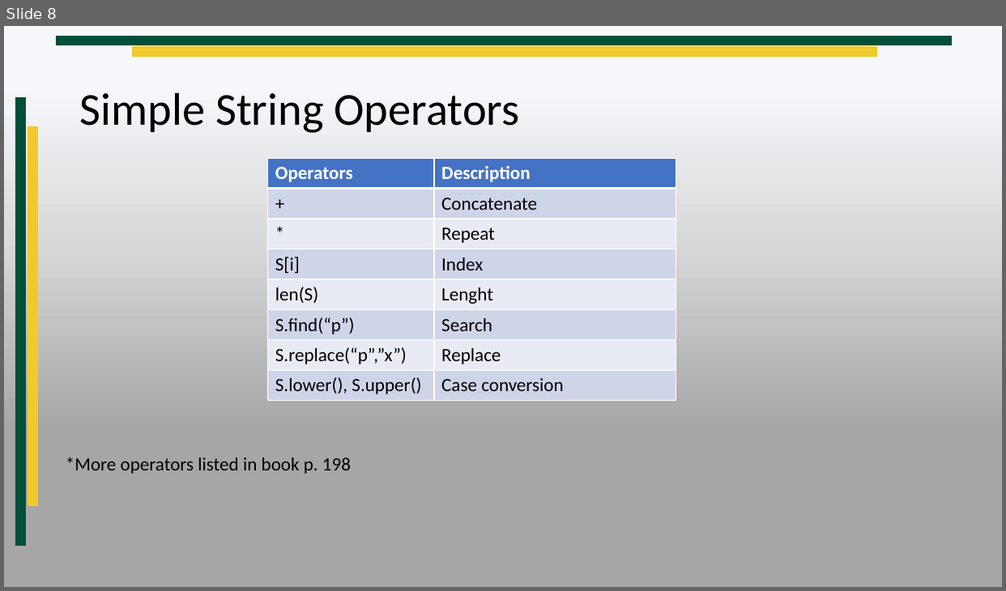
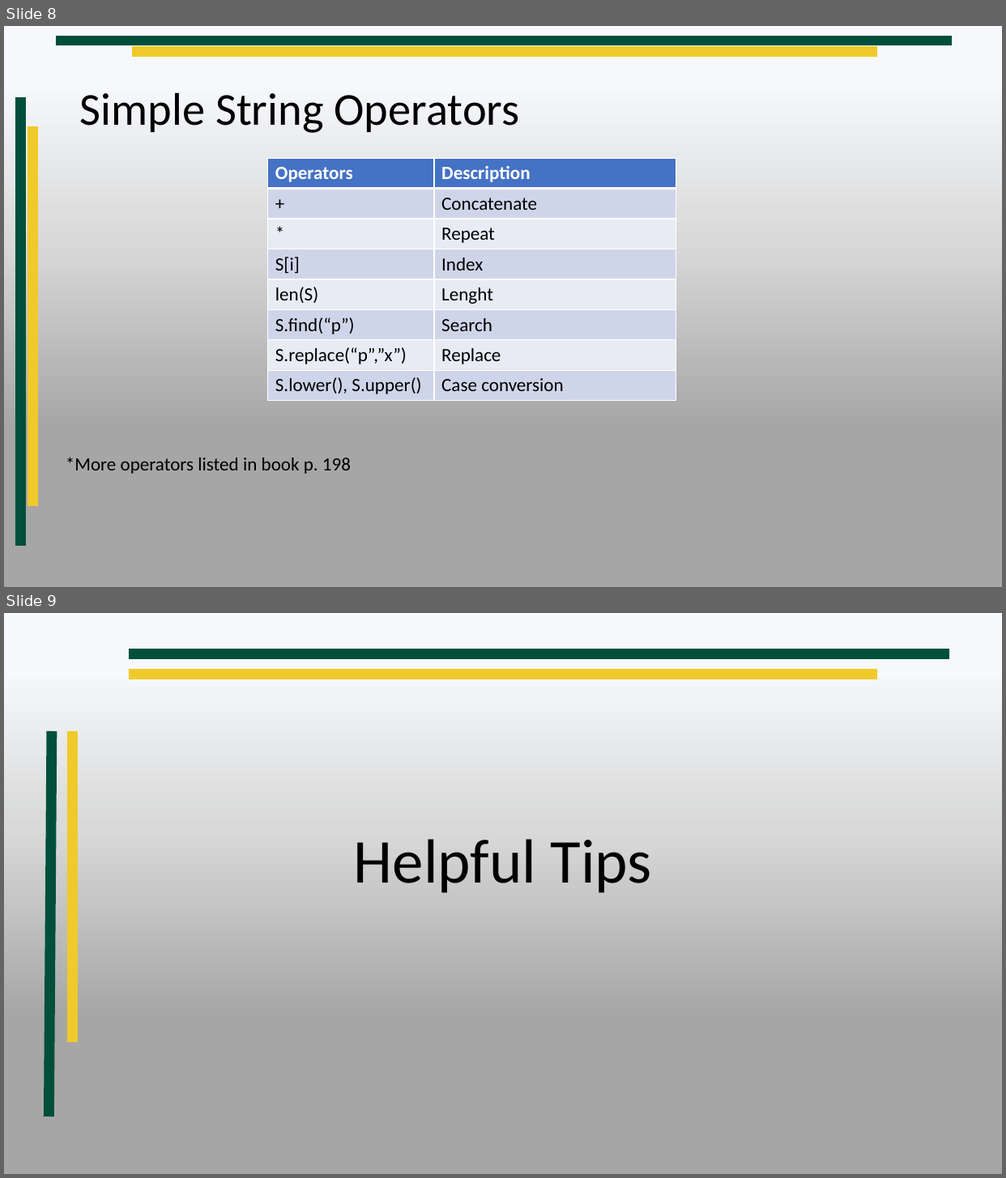
Before and after one commit to RenoTechnologyAcademy/CIS104-2019-Spring-1, a slide deck: Lesson 1/Lesson 1.pptx. Shown one above the other, each under a label of ours: slide 8 before the commit, slides 8 and 9 after it. The pictures are 1006x591 and 1006x1178 pixels, drawn with LibreOffice and Linux fonts; fonts in the diff are those of the drawing; background and template pictures are left out. Boxes give left, top, right and bottom in pixels: in the first picture for what was removed or moved away, otherwise in the second. Text is boxed around its words. In the diff, an @@ line names an element or a change of style, - is before the commit and + after.

```diff
--- a/Lesson 1/Lesson 1.pptx
+++ b/Lesson 1/Lesson 1.pptx
@@ slide 9 added at (x1=4, y1=613, x2=1002, y2=1174), background gradient #F6F8FC to #D9D9D9 to #A6A6A6 @@
@@ line added from (129, 654) to (949, 654), #004F3A 10 pt @@
@@ line added from (129, 674) to (878, 674), #EFCA2A 10 pt @@
@@ line added from (52, 731) to (49, 1117), #004F3A 10 pt @@
@@ line added from (73, 731) to (73, 1043), #EFCA2A 10 pt @@
@@ title added at (x1=354, y1=839, x2=652, y2=893), 60 pt, text #000000 @@
+Helpful Tips
```
Also in this commit, not shown: 3 other slides added, 4 other files.
